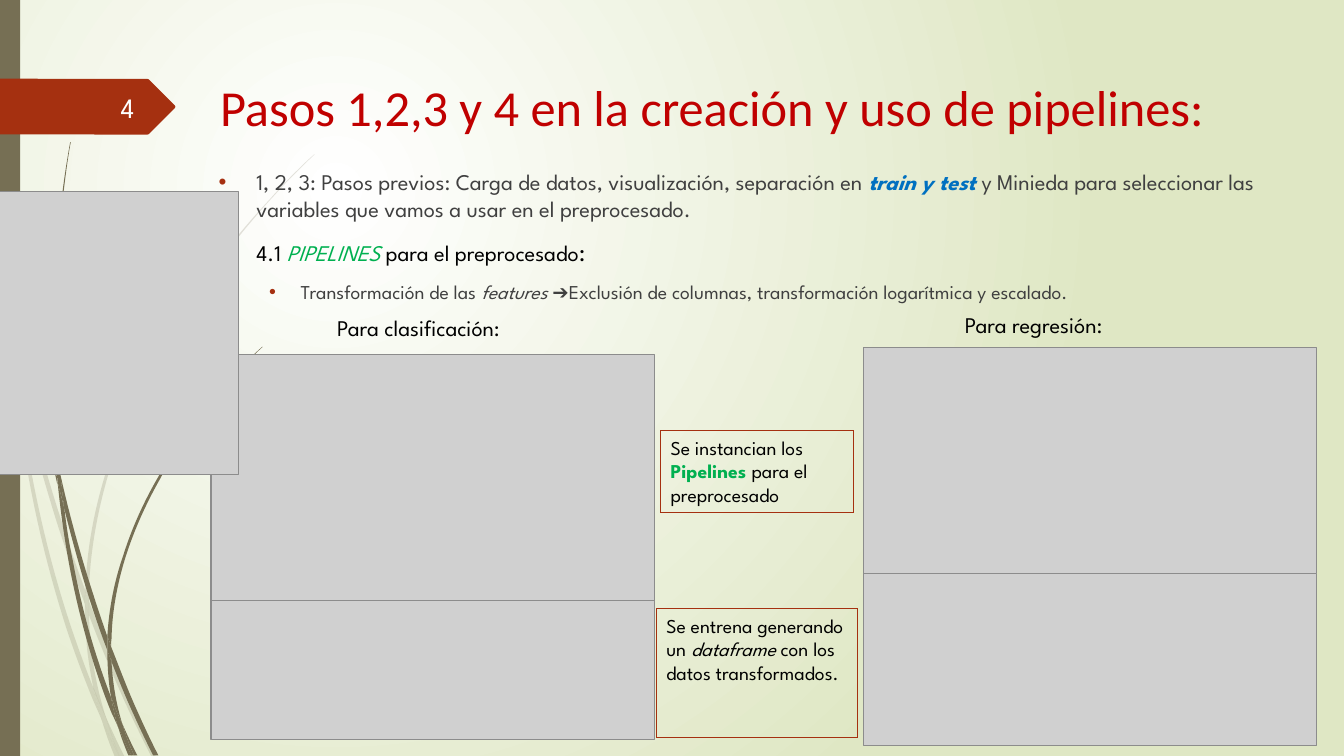
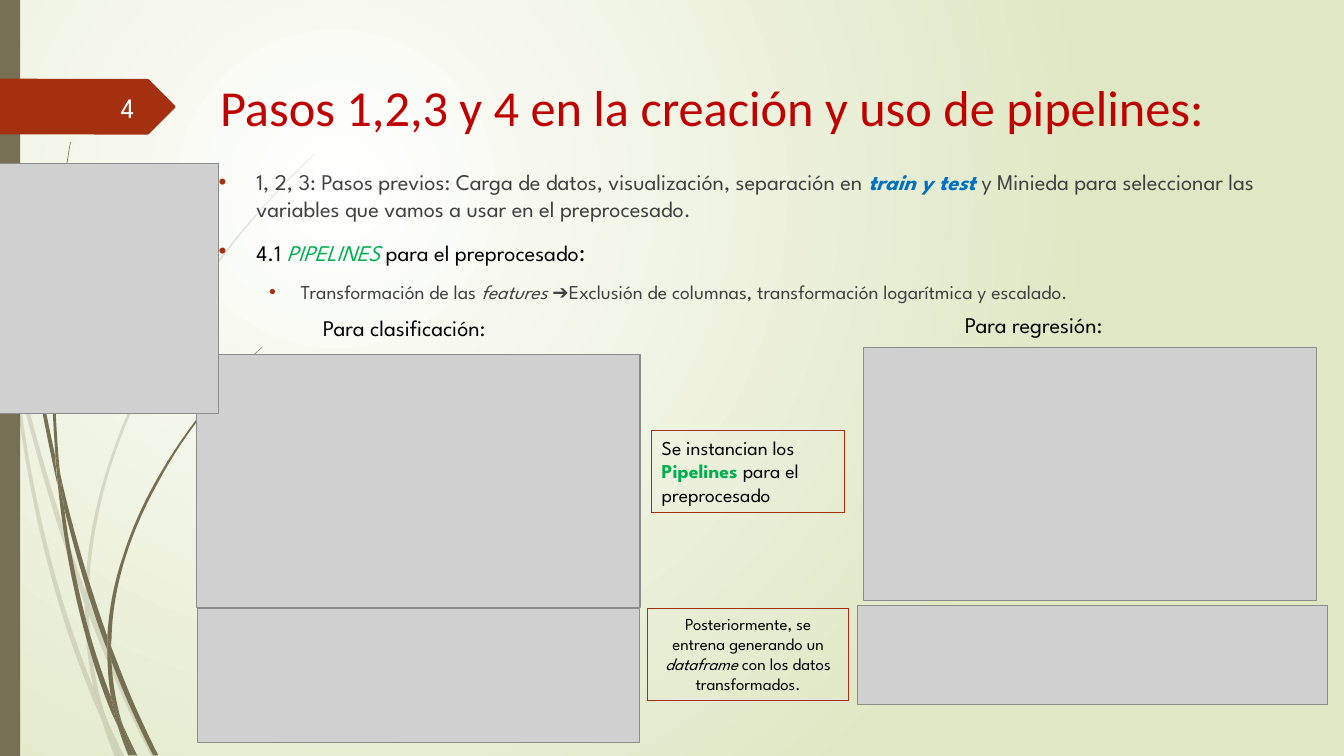
Before and after one commit to somm14/Pipelines_practica, a slide deck: slide 4 of Presentación_PIPELINES.pptx. Drawn at 1344x756 pixels with LibreOffice and Linux fonts; fonts in the diff are those of the drawing; grey boxes stand for pictures. Boxes give left, top, right and bottom in pixels: in the first picture for what was removed or moved away, otherwise in the second. Text is boxed around its words. In the diff, an @@ line names an element or a change of style, - is before the commit and + after.

```diff
--- a/Presentación_PIPELINES.pptx
+++ b/Presentación_PIPELINES.pptx
@@ picture: place and size @@
-picture at bbox=[0, 192, 238, 474]
+picture at bbox=[0, 163, 219, 414]
@@ text "Para clasificación:": place and size @@
-text "Para clasificación:" at bbox=[337, 320, 499, 337]
+text "Para clasificación:" at bbox=[323, 320, 485, 337]
@@ picture: place and size @@
-picture at bbox=[211, 355, 654, 608]
+picture at bbox=[197, 355, 640, 608]
@@ rectangle "Se instancian los Pipelines para ...": place and size @@
-rectangle "Se instancian los Pipelines para ..." at bbox=[660, 431, 854, 512]
+rectangle "Se instancian los Pipelines para ..." at bbox=[652, 431, 846, 512]
@@ picture: place and size @@
-picture at bbox=[211, 601, 654, 740]
+picture at bbox=[198, 609, 640, 743]
@@ rectangle "Posteriormente, se entrena generando un ...": place and size @@
-rectangle "Posteriormente, se entrena generando un ..." at bbox=[656, 609, 858, 738]
+rectangle "Posteriormente, se entrena generando un ..." at bbox=[647, 609, 849, 701]
@@ text in rectangle at bbox=[665, 619, 831, 691]: text changed; size 14 to 12 pt @@
-Se entrena generando un dataframe con los datos transformados.
+Posteriormente, se entrena generando un dataframe con los datos transformados.
@@ picture: place and size @@
-picture at bbox=[863, 574, 1317, 746]
+picture at bbox=[858, 605, 1328, 705]
```
Also in this commit, not shown: 2 other slides changed, 2 other files.
